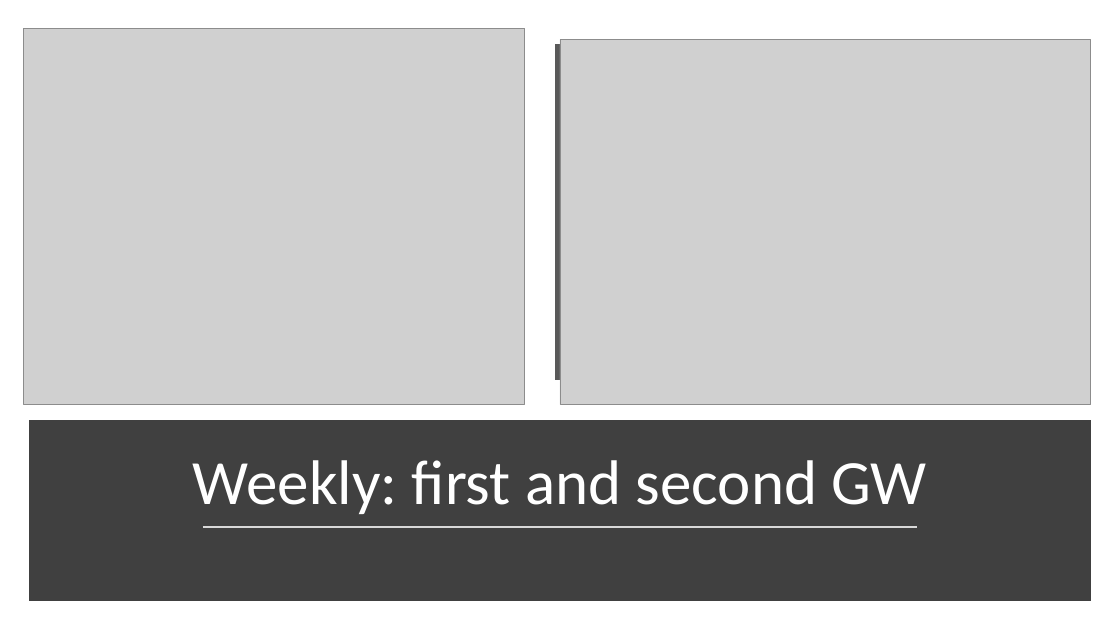
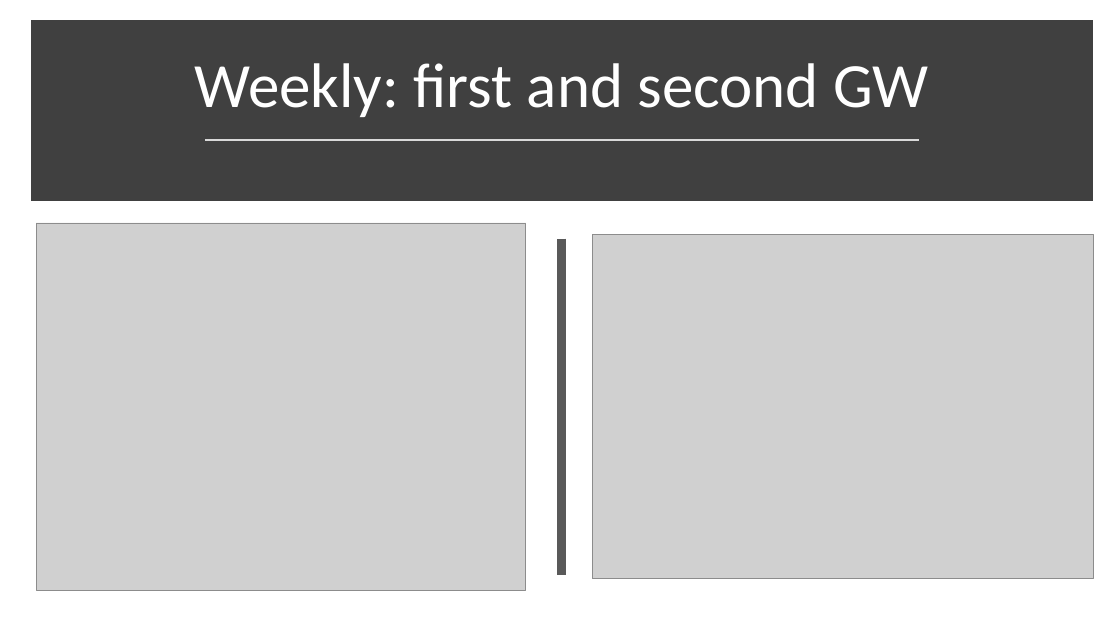
Before and after one commit to jacopomv/Unidata_analysis, a slide deck: slide 6 of OutGW2day-month-week.pptx. Drawn at 1120x630 pixels with LibreOffice and Linux fonts; fonts in the diff are those of the drawing; grey boxes stand for pictures. Boxes give left, top, right and bottom in pixels: in the first picture for what was removed or moved away, otherwise in the second. Text is boxed around its words. In the diff, an @@ line names an element or a change of style, - is before the commit and + after.

```diff
--- a/OutGW2day-month-week.pptx
+++ b/OutGW2day-month-week.pptx
@@ rectangle: place and size @@
-rectangle at bbox=[34, 426, 1086, 596]
+rectangle at bbox=[36, 26, 1087, 196]
@@ title "Weekly: first and second GW": place and size @@
-title "Weekly: first and second GW" at bbox=[193, 460, 926, 514]
+title "Weekly: first and second GW" at bbox=[195, 63, 928, 117]
@@ line moved from (203, 528) - (918, 528) to (205, 139) - (919, 139) @@
@@ picture: place and size @@
-picture at bbox=[24, 29, 525, 404]
+picture at bbox=[36, 223, 526, 590]
@@ line moved from (560, 44) - (560, 380) to (562, 239) - (562, 575) @@
@@ picture: place and size @@
-picture at bbox=[560, 39, 1091, 404]
+picture at bbox=[592, 234, 1094, 579]
```
Also in this commit, not shown: 8 other slides changed, 43 other files.
